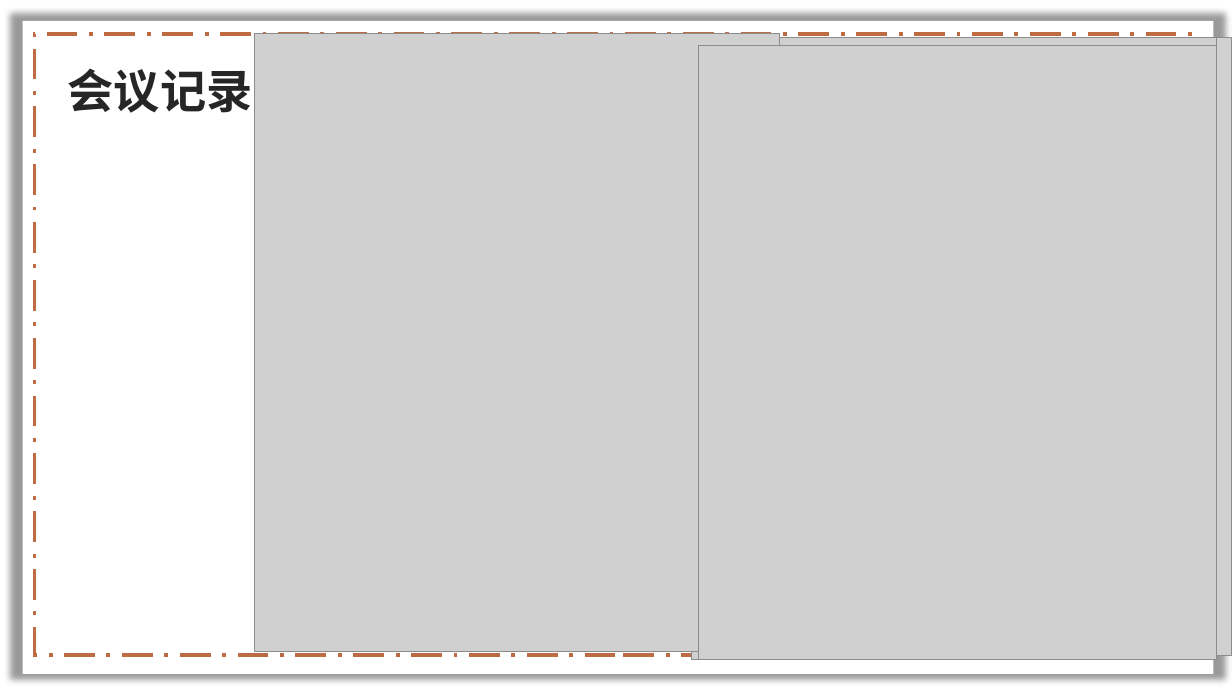
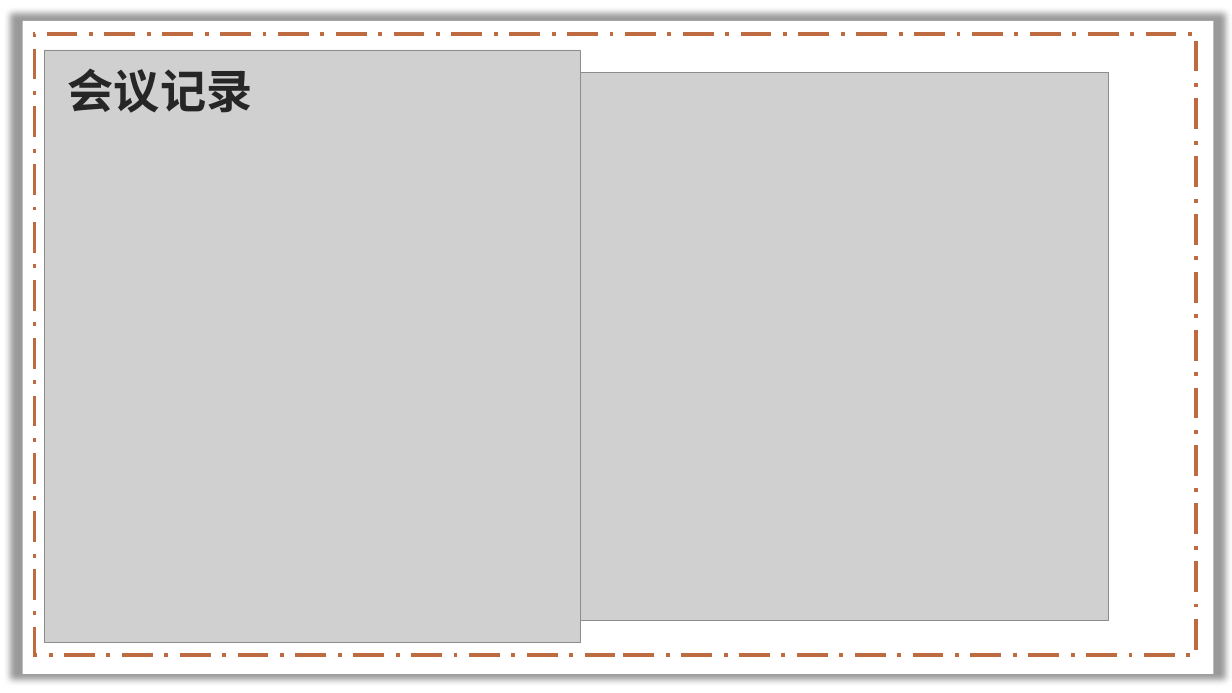
Before and after one commit to lenovo-wu/G11ZUCC, a slide deck: slide 17 of 需求规格说明.pptx (slide 22 before the commit). Drawn at 1232x693 pixels with LibreOffice and Linux fonts; fonts in the diff are those of the drawing; grey boxes stand for pictures; background and template pictures are left out. Boxes give left, top, right and bottom in pixels: in the first picture for what was removed or moved away, otherwise in the second. Text is boxed around its words. In the diff, an @@ line names an element or a change of style, - is before the commit and + after.

```diff
--- a/需求规格说明.pptx
+++ b/需求规格说明.pptx
@@ picture added at box(44, 50, 580, 643) @@
@@ picture removed at box(254, 34, 779, 652) @@
@@ picture removed at box(699, 45, 1217, 659) @@
@@ picture removed at box(715, 38, 1232, 655) @@
@@ picture: place and size @@
-picture at box(691, 38, 1216, 660)
+picture at box(580, 73, 1109, 621)
```
Also in this commit, not shown: 7 other slides changed, 1 slide added, 6 slides removed.
